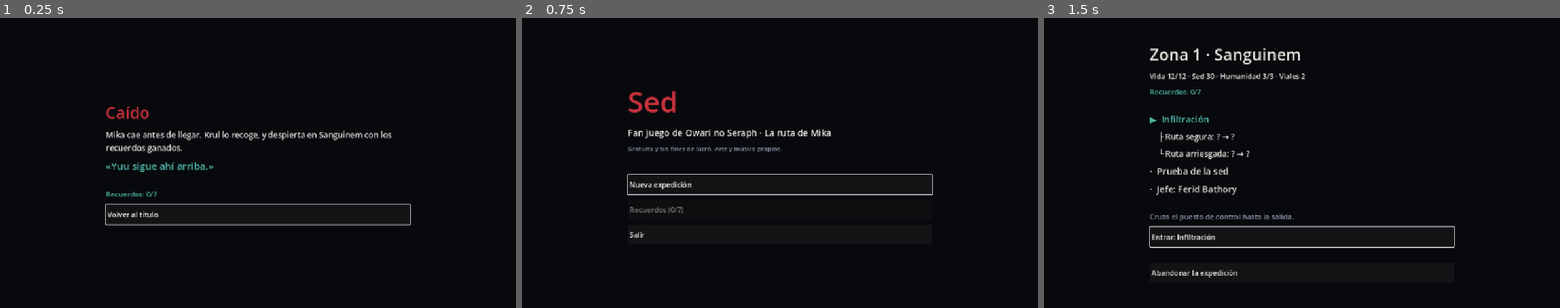
Above: before the commit, frames 1-3 (left to right).
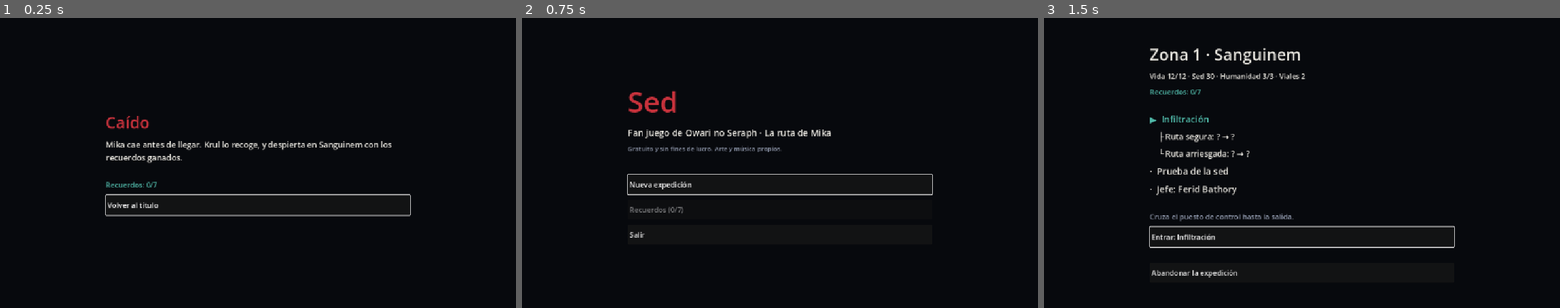
Above: after the commit, the same moments.

Repository: pepinisillo/SeraphPath
Game: Godot game, scene res://escenas/final.tscn
Same seed, same stepped clock (60 frames per second), same inputs: the game is played once before the commit and once after it. This scene is started directly instead of the project's main scene.
Inputs:
- Up to frame 1 (0.25 s): no input
- Up to frame 2 (0.75 s): click "Volver al título" at 0.5 s
- Up to frame 3 (1.5 s): click "Nueva expedición" at 1.25 s

The runs differ from the first frame. In frame 1, 4.2% of the frame differs, in the area x 20-80%, y 30-72%; in frame 2, nothing differs; in frame 3, nothing differs.

Commit message:
Pruebas y comentarios sin frases del guion

Diff:
--- a/sed/pruebas/prueba_dialogo.gd
+++ b/sed/pruebas/prueba_dialogo.gd
@@ -12,8 +12,8 @@
 
 *(Se ve una sola vez.)*
 
-Mika despertó en el suelo.
-—Tres —dijo una voz—. Tres días.
+Mika miró el reloj.
+—Uno —dijo una voz—. Uno solo.
 
 ---
 
@@ -21,7 +21,7 @@
 
 *(Nota.)*
 
-Dentro había {viales} viales.
+Hay {viales} viales en la mesa.
 
 ---
 
@@ -29,9 +29,9 @@
 
 ### 1. El primero
 
-Krul puso dos cosas en la mesa.
-
-—Bebe —dijo Krul.
+Krul abrió la ventana.
+
+—Pasa —dijo Krul.
 
 *(Pantalla en negro. Pasos.)*
 
@@ -105,25 +105,25 @@
 
 *(Bebe.)*
 
-Cedió.
+Texto de cedida.
 
 *(Variante de la zona 3.)*
 
-Mordió.
+Texto de la variante.
 
 ### Fallida
 
 *(Sed 100.)*
 
-Falló.
+Texto de fallida.
 
 ---
 
 ## Voz en el Frenesí
 
-1. «Suelta.»
-2. «Camina.»
-3. *(Si el Frenesí pasa sin que beba.)* «Te lo regreso.»
+1. «Uno.»
+2. «Dos.»
+3. *(Si el Frenesí pasa sin que beba.)* «Tres.»
 
 ---
 
@@ -131,7 +131,7 @@
 
 *(Sustituye a la prueba.)*
 
-Silencio.
+Texto sin voz.
 """
 
 const EVENTOS := """# Eventos
@@ -140,17 +140,17 @@
 
 ### 1. La doncella de Krul (zona 1)
 
-La doncella llegó.
-—Toma —dijo ella.
-
-**◆ El otro Yuu:** «Tómalo.»
+La doncella saludó.
+—Hola —dijo ella.
+
+**◆ El otro Yuu:** «Mira.»
 
 **Aceptar** *(1 vial).*
-Lo guardó.
+Lo apuntó.
 
 **Rechazar** *(nada).*
 —No.
-—Como quieras.
+—Bueno.
 
 ---
 
@@ -158,8 +158,8 @@
 
 ### Humanidad 3
 
-1. «Pienso en él.»
-2. *(Sed 60 o más.)* —Ven —dijo el otro Yuu.
+1. «Hace frío.»
+2. *(Sed 60 o más.)* —Mira —dijo el otro Yuu.
    —No.
 """
 
@@ -177,9 +177,9 @@
 	print("A) Lectura del guion")
 	var inicio := Guion.inicio()
 	comprobar("inicio: una línea, un golpe; acotación fuera; corta en ---", inicio.map(func(g): return [g.tipo, g.texto]),
-		[["narracion", "Mika despertó en el suelo."], ["dialogo", "—Tres —dijo una voz—. Tres días."]])
+		[["narracion", "Mika miró el reloj."], ["dialogo", "—Uno —dijo una voz—. Uno solo."]])
 	comprobar("cada expedición: viales en letra", [Guion.cada_expedicion(2)[0].texto, Guion.cada_expedicion(4)[0].texto],
-		["Dentro había dos viales.", "Dentro había cuatro viales."])
+		["Hay dos viales en la mesa.", "Hay cuatro viales en la mesa."])
 	var r1 := Guion.recuerdo(1)
 	comprobar("recuerdo 1: tipos", r1.map(func(g): return g.tipo), ["narracion", "dialogo", "negro", "dialogo", "dialogo", "dialogo", "dialogo", "ahora", "otro_yuu", "otro_yuu"])
 	comprobar("negritas fuera", r1[3].texto, "—Hola —dijo Mika.")
@@ -207,19 +207,19 @@
 	comprobar("entrada de cada zona", [Guion.prueba_entrada(1)[0].texto, Guion.prueba_entrada(2)[0].texto], ["Entrada uno.", "Entrada dos."])
 	comprobar("fondo largo y corto", [Guion.prueba_fondo(1, true)[0].texto, Guion.prueba_fondo(1, false)[0].texto], ["Fondo largo.", "Fondo corto."])
 	comprobar("salida superada por zona", [Guion.prueba_salida(1, "superada")[0].texto, Guion.prueba_salida(2, "superada")[0].texto], ["Salió uno.", "Salió dos."])
-	comprobar("cedida, y su variante en la zona 3", [Guion.prueba_salida(1, "cedida").map(func(g): return g.texto), Guion.prueba_salida(3, "cedida").map(func(g): return g.texto)], [["Cedió."], ["Mordió."]])
-	comprobar("fallida", Guion.prueba_salida(1, "fallida").map(func(g): return g.texto), ["Falló."])
-	comprobar("sin voz", Guion.prueba_sin_voz().map(func(g): return g.texto), ["Silencio."])
+	comprobar("cedida, y su variante en la zona 3", [Guion.prueba_salida(1, "cedida").map(func(g): return g.texto), Guion.prueba_salida(3, "cedida").map(func(g): return g.texto)], [["Texto de cedida."], ["Texto de la variante."]])
+	comprobar("fallida", Guion.prueba_salida(1, "fallida").map(func(g): return g.texto), ["Texto de fallida."])
+	comprobar("sin voz", Guion.prueba_sin_voz().map(func(g): return g.texto), ["Texto sin voz."])
 	comprobar("frases de los ecos por Humanidad", [Guion.frases_ecos(3), Guion.frases_ecos(2), Guion.frases_ecos(1), Guion.frases_ecos(0)],
 		[PackedStringArray(["Frase A.", "Frase B."]), PackedStringArray(["Frase C."]), PackedStringArray(), PackedStringArray()])
 	var voz := Guion.voz_frenesi()
-	comprobar("voz del Frenesí", [voz.normales, voz.sin_beber], [PackedStringArray(["Suelta.", "Camina."]), PackedStringArray(["Te lo regreso."])])
+	comprobar("voz del Frenesí", [voz.normales, voz.sin_beber], [PackedStringArray(["Uno.", "Dos."]), PackedStringArray(["Tres."])])
 
 	print("E) Eventos y refugios")
 	var ev := Guion.evento("La doncella de Krul")
 	comprobar("intro del evento, con la línea ◆", ev.intro.map(func(g): return g.tipo), ["narracion", "dialogo", "otro_yuu"])
 	comprobar("cada opción con su texto", [ev.opciones.keys(), ev.opciones["Aceptar"].map(func(g): return g.texto), ev.opciones["Rechazar"].size()],
-		[["Aceptar", "Rechazar"], ["Lo guardó."], 2])
+		[["Aceptar", "Rechazar"], ["Lo apuntó."], 2])
 	comprobar("la línea ◆ no sale con Humanidad 0", Guion.segun_humanidad(ev.intro, 0).size(), 2)
 	comprobar("evento sin texto", Guion.evento("No existe").intro.size(), 0)
 	var rng := RandomNumberGenerator.new()
@@ -230,7 +230,7 @@
 	vistos = {}
 	for i in 40:
 		vistos[str(Guion.refugio(3, 20, rng).map(func(g): return g.texto))] = true
-	comprobar("refugio con sed baja: solo la que no pide sed", vistos.keys(), ['["«Pienso en él.»"]'])
+	comprobar("refugio con sed baja: solo la que no pide sed", vistos.keys(), ['["«Hace frío.»"]'])
 	comprobar("el elemento sangrado sigue al de su número", Guion.refugio(3, 70, rng).size() in [1, 2], true)
 
 	print("F) Avanzar, negro y saltar")
@@ -284,11 +284,11 @@
 	expe.nueva()
 	comprobar("la primera vez, el inicio completo", expe.escena_de_inicio().size(), 2)
 	expe.inicio_visto = true
-	comprobar("después, la caja con 4 viales (tiene el recuerdo 1)", expe.escena_de_inicio()[0].texto, "Dentro había cuatro viales.")
+	comprobar("después, la caja con 4 viales (tiene el recuerdo 1)", expe.escena_de_inicio()[0].texto, "Hay cuatro viales en la mesa.")
 	expe.fondos_vistos = []
 	comprobar("superada la primera vez: fondo largo, negro y salida", expe.escena_salida_prueba("superada").map(func(g): return g.texto), ["Fondo largo.", "", "Salió uno."])
 	comprobar("la segunda, la versión corta", expe.escena_salida_prueba("superada").map(func(g): return g.texto), ["Fondo corto.", "", "Salió uno."])
-	comprobar("cedida, sin fondo", expe.escena_salida_prueba("cedida").map(func(g): return g.texto), ["Cedió."])
+	comprobar("cedida, sin fondo", expe.escena_salida_prueba("cedida").map(func(g): return g.texto), ["Texto de cedida."])
 	DirAccess.remove_absolute(ProjectSettings.globalize_path(expe.archivo_recuerdos))
 
 	for archivo in [Guion.ARCHIVO_INICIO, Guion.ARCHIVO_PRUEBAS, Guion.ARCHIVO_EVENTOS]:
--- a/sed/scripts/final.gd
+++ b/sed/scripts/final.gd
@@ -12,7 +12,6 @@
 	else:
 		titulo("Caído", Paleta.ROJO)
 		texto("Mika cae antes de llegar. Krul lo recoge, y despierta en Sanguinem con los recuerdos ganados.", Paleta.BLANCO_HUESO)
-		texto("«Yuu sigue ahí arriba.»", Paleta.TURQUESA, 22)
 	espacio()
 	texto("Recuerdos: %d/%d" % [e.recuerdos.size(), e.TOTAL_RECUERDOS], Paleta.TURQUESA, 16)
 	boton("Volver al título", e.volver_al_titulo)
--- a/sed/scripts/guion.gd
+++ b/sed/scripts/guion.gd
@@ -306,7 +306,7 @@
 ## Pone en cada golpe `habla`, el personaje que dice la línea ("" si es narración o no se sabe):
 ## 1. «[Nombre]» al principio de la línea (y se quita del texto).
 ## 2. La línea lo dice: «—dijo Krul», «preguntó el otro Yuu».
-## 3. La narración justo anterior empieza por un personaje: «Krul levantó una ceja.»
+## 3. La narración justo anterior empieza por un personaje: «Krul se sentó.»
 ## 4. Si no, se alternan los dos últimos que hablaron, como en una novela.
 static func asignar_hablantes(golpes: Array) -> Array[Dictionary]:
 	var resultado: Array[Dictionary] = []
@@ -343,7 +343,7 @@
 	return resultado
 
 
-## «—Tres —dijo una voz—.» → ""; «—Sí —dijo Krul.» → "Krul"; «preguntó el otro» → "El otro Yuu".
+## «—Sí —dijo una voz.» → ""; «—Sí —dijo Krul.» → "Krul"; «preguntó el otro» → "El otro Yuu".
 static func _por_verbo(texto: String) -> String:
 	for verbo in VERBOS:
 		var i := texto.find(verbo + " ")
